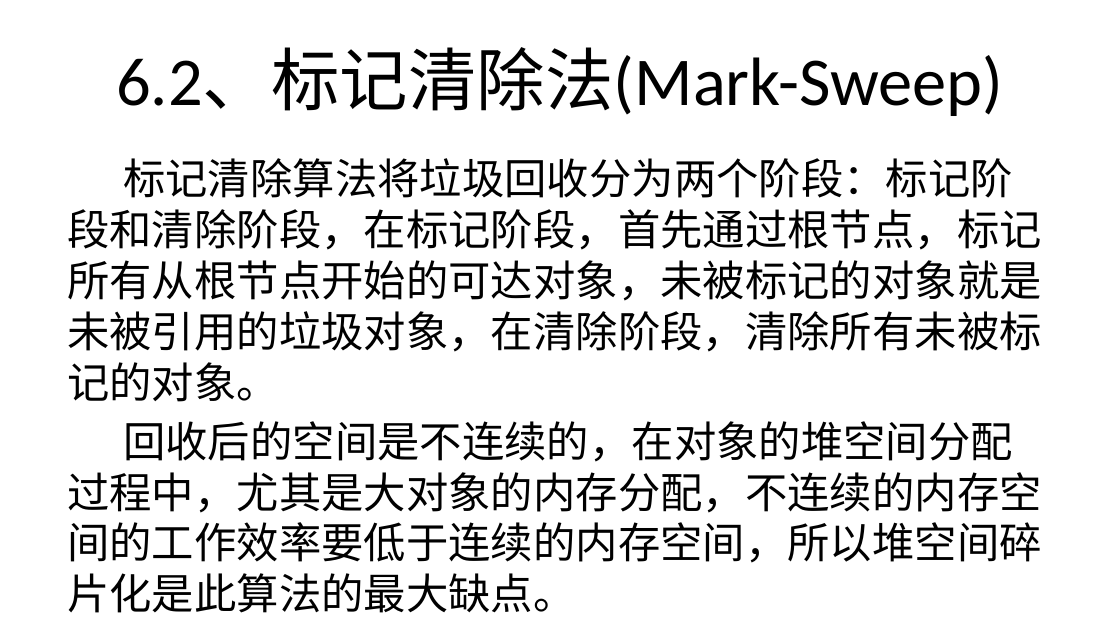
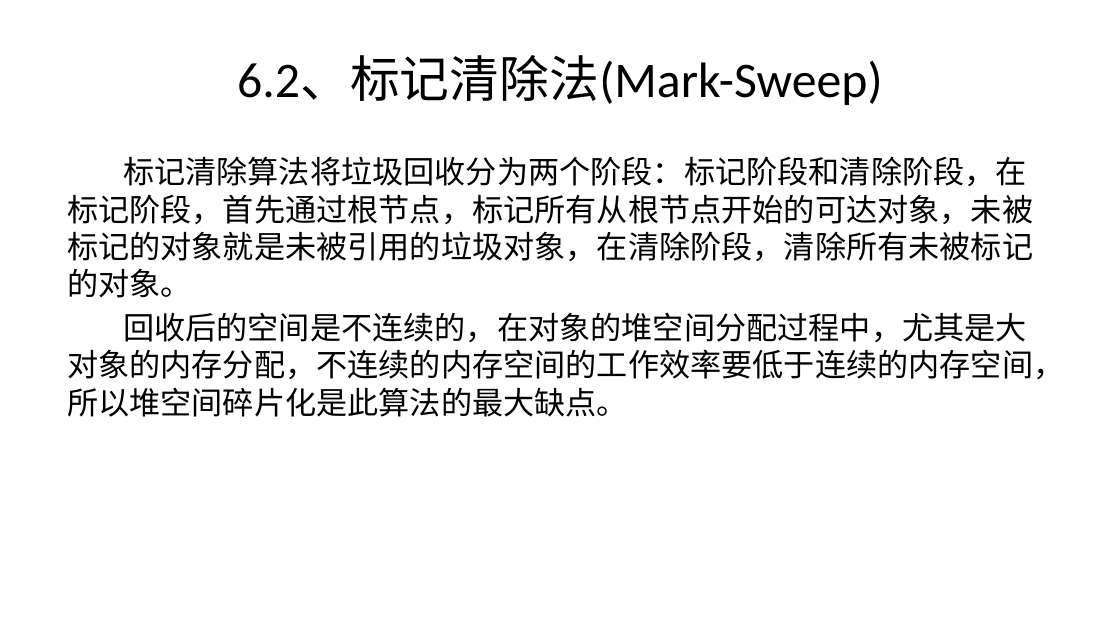
Before and after one commit to ppk5457/bestpay_repository, a slide deck: slide 16 of 培训课件/Java部分/JVM.pptx. Drawn at 1120x630 pixels with LibreOffice and Linux fonts; fonts in the diff are those of the drawing; background and template pictures are left out. Boxes give left, top, right and bottom in pixels: in the first picture for what was removed or moved away, otherwise in the second. Text is boxed around its words. In the diff, an @@ line names an element or a change of style, - is before the commit and + after.

```diff
--- a/培训课件/Java部分/JVM.pptx
+++ b/培训课件/Java部分/JVM.pptx
@@ title "6.2、标记清除法(Mark-Sweep)" at box(237, 56, 882, 105): size 44 to 32 pt @@
@@ text "标记清除算法将垃圾回收分为两个阶段：标记阶段和清除阶段，在标记阶段，首先通过根节点，标记所有从根节点开始的可达对象，未被 ..." at box(67, 156, 1064, 417): size 27.2 to 20 pt; less space between paragraphs @@
```
Also in this commit, not shown: 25 other slides changed.
